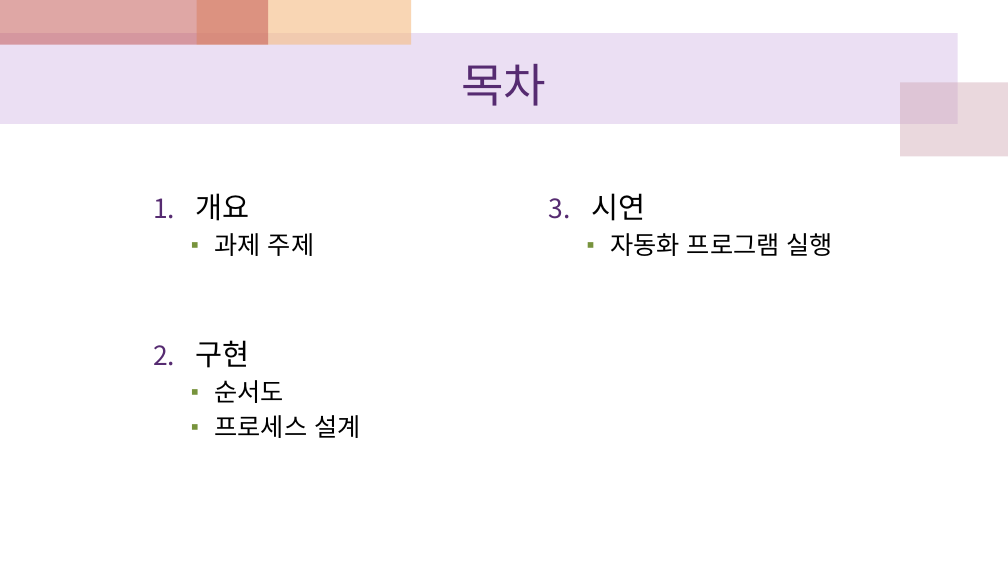
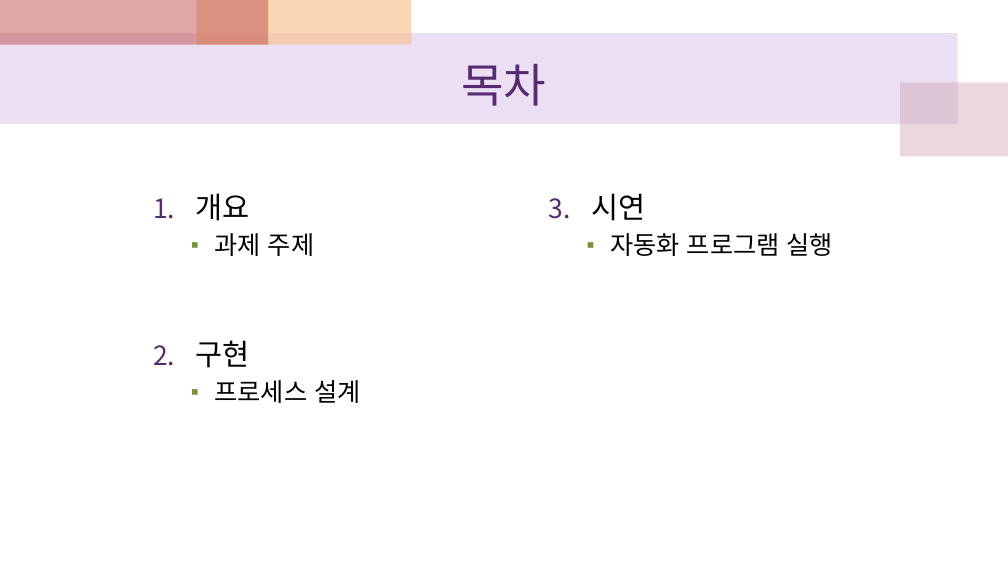
Before and after one commit to jyjang1222/learning-uipath, a slide deck: slide 2 of sict/day10/발표용.pptx. Drawn at 1008x567 pixels with LibreOffice and Linux fonts; fonts in the diff are those of the drawing. Boxes give left, top, right and bottom in pixels: in the first picture for what was removed or moved away, otherwise in the second. Text is boxed around its words. In the diff, an @@ line names an element or a change of style, - is before the commit and + after.

Commit message:
update

```diff
--- a/sict/day10/발표용.pptx
+++ b/sict/day10/발표용.pptx
@@ text at [215, 380, 285, 403]: paragraph removed @@
-  ▪ 순서도
```
Also in this commit, not shown: 1 other slide changed.
